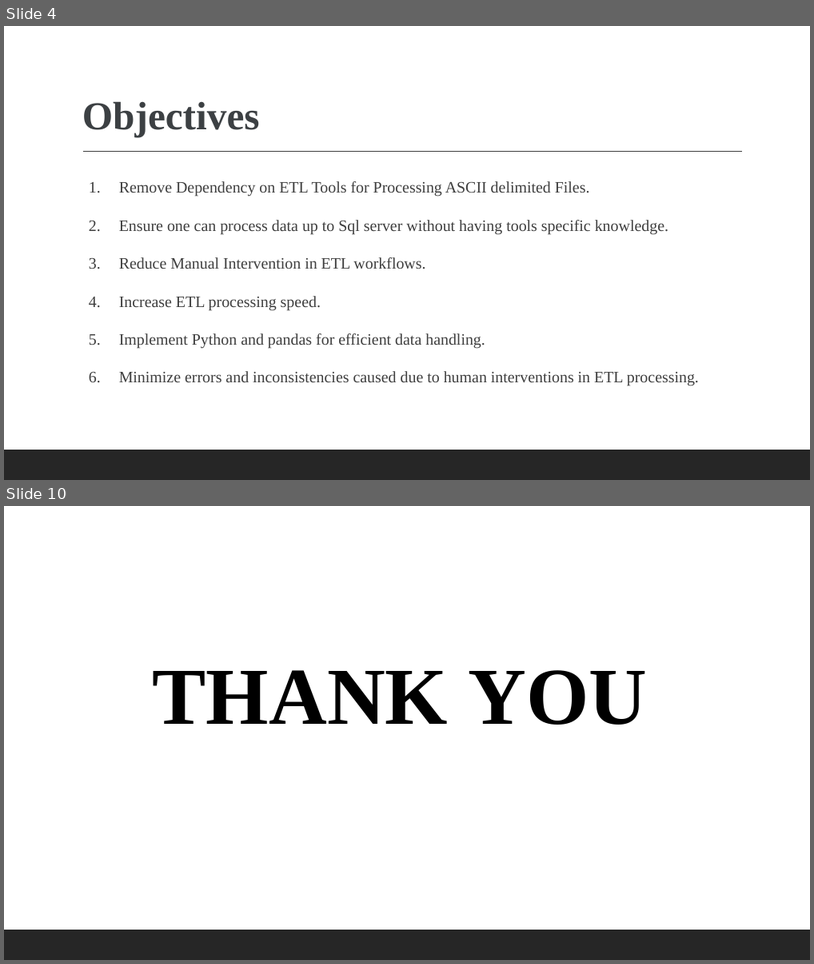
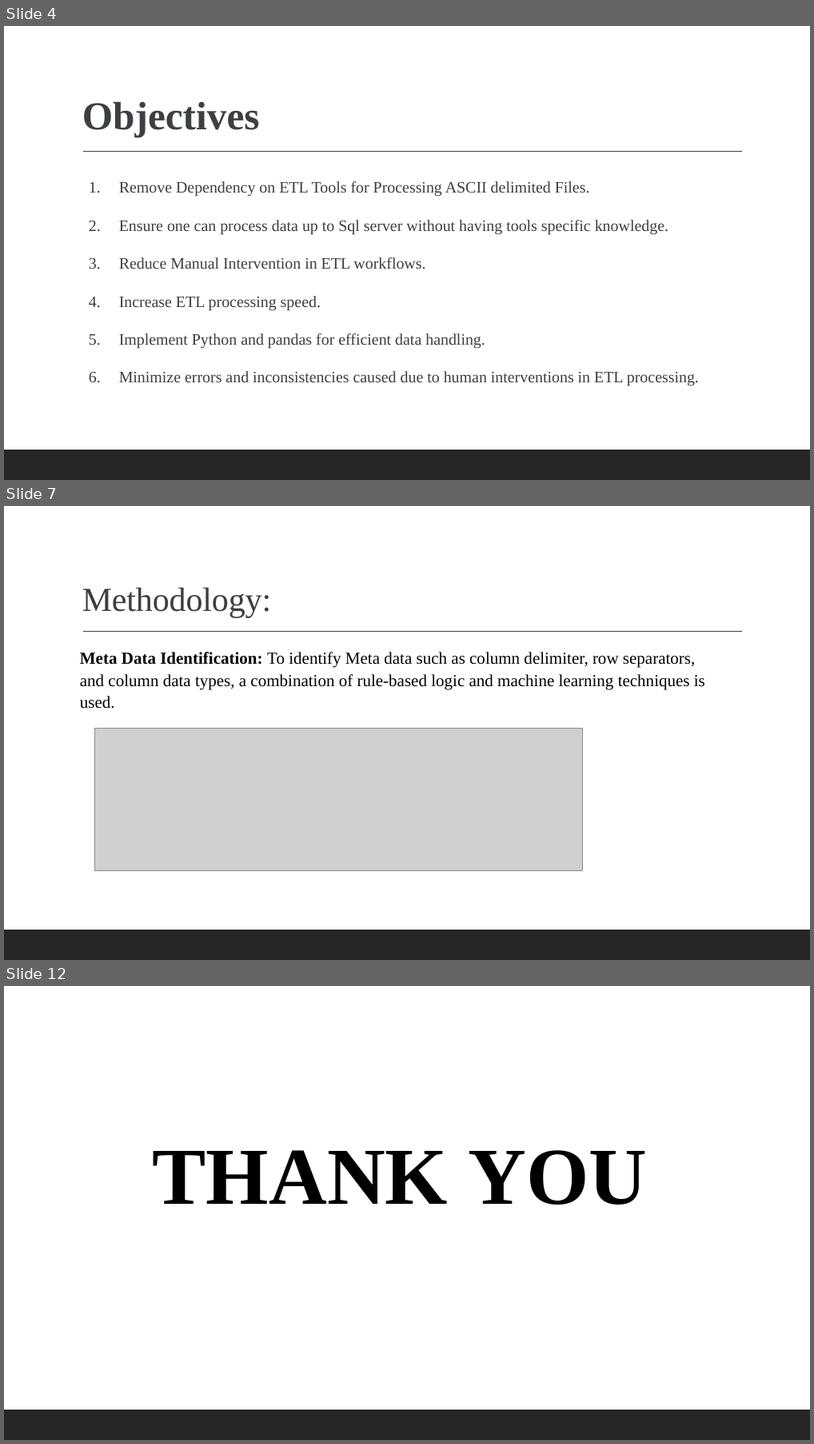
Before and after one commit to MeePks/ETL-AI-Schema-Detection, a slide deck: Documentation/ETLautomationPresentation.pptx. Shown one above the other, each under a label of ours: slides 4 and 10 before the commit, slides 4, 7 and 12 after it; the slides between them are not shown. The pictures are 814x964 and 814x1444 pixels, drawn with LibreOffice and Linux fonts; fonts in the diff are those of the drawing; grey boxes stand for pictures. Boxes give left, top, right and bottom in pixels: in the first picture for what was removed or moved away, otherwise in the second. Text is boxed around its words. In the diff, an @@ line names an element or a change of style, - is before the commit and + after.

```diff
--- a/Documentation/ETLautomationPresentation.pptx
+++ b/Documentation/ETLautomationPresentation.pptx
@@ slide 7 added at [4, 506, 810, 960], background #FFFFFF; not listed: 2 template elements that a slide beside it also shows @@
@@ title added at [82, 588, 271, 617], 40 pt, text #3E3E3E @@
+Methodology:
@@ text added at [80, 652, 706, 708], 20 pt, text #000000 @@
+Meta Data Identification: To identify Meta data such as column delimiter, row separators, and column data types, a combination of rule-based logic and machine learning techniques is used.
@@ picture added at [94, 728, 582, 870] @@
@@ what was slide 10 is now slide 12 @@
```
Also in this commit, not shown: 3 slides changed, 3 other slides added, 2 slides removed, 2 other files.
